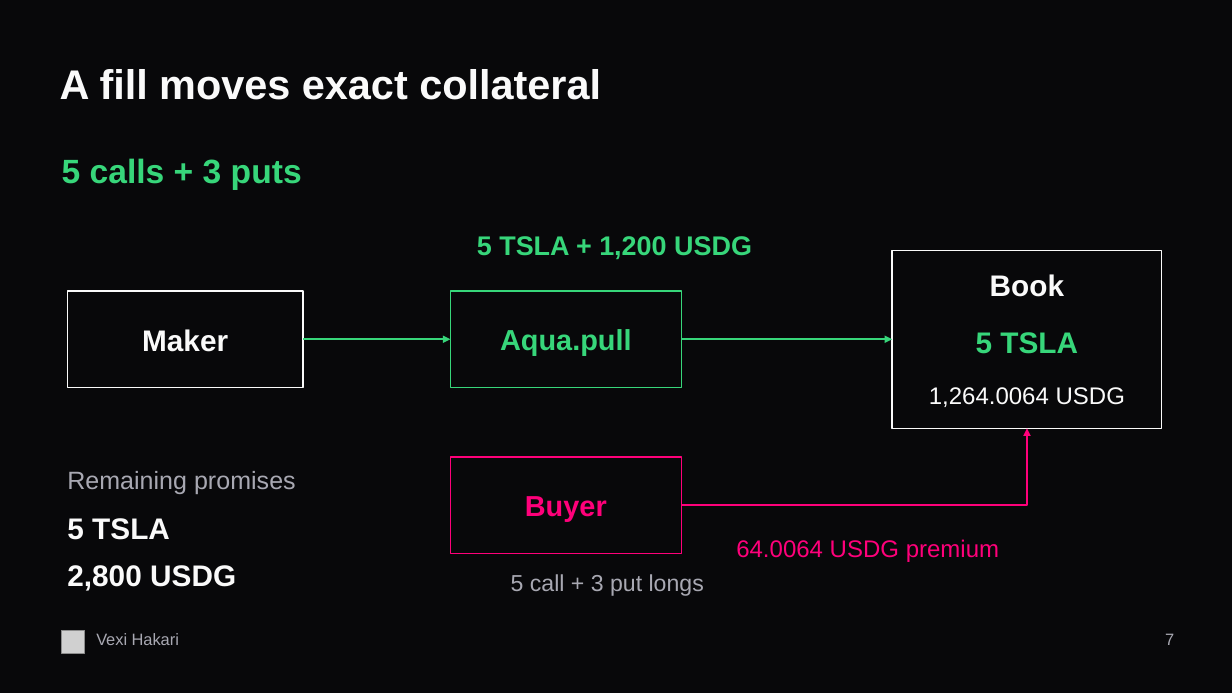
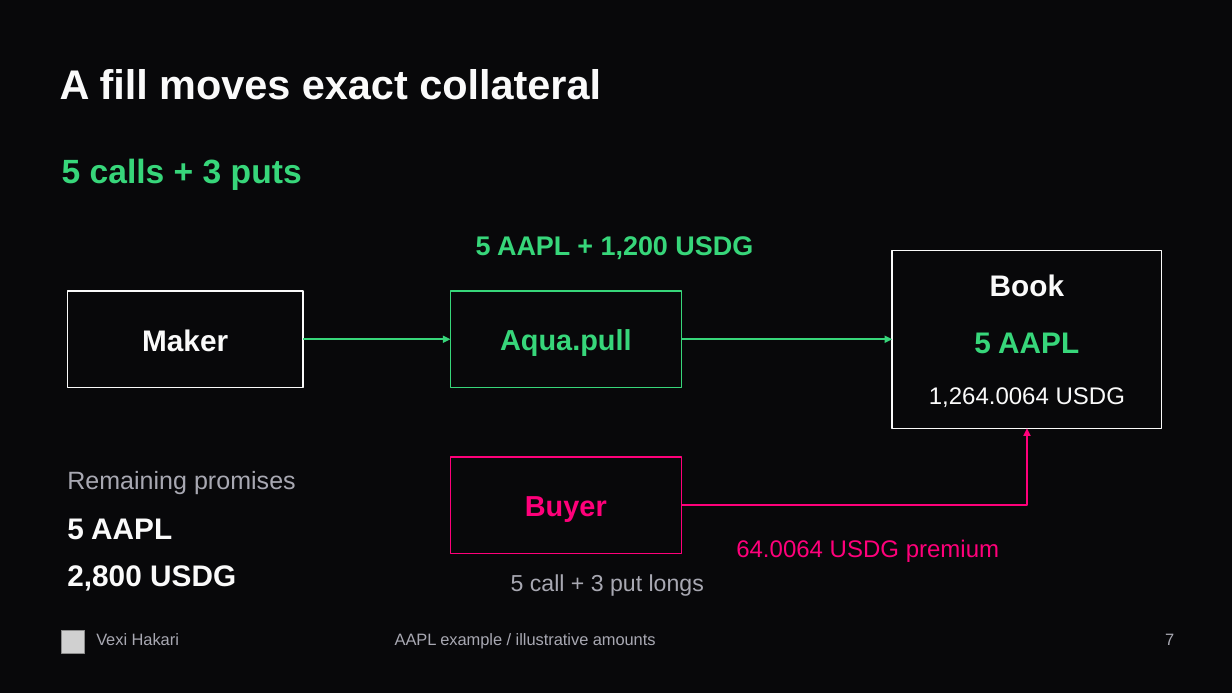
Before and after one commit to vexi-v1/vexi-hakari, a slide deck: slide 7 of docs/presentations/Vexi-Hakari-6min-EN.pptx. Drawn at 1232x693 pixels with LibreOffice and Linux fonts; fonts in the diff are those of the drawing; grey boxes stand for pictures. Boxes give left, top, right and bottom in pixels: in the first picture for what was removed or moved away, otherwise in the second. Text is boxed around its words. In the diff, an @@ line names an element or a change of style, - is before the commit and + after.

Commit message:
docs: use AAPL in bilingual six-minute demo artifacts

```diff
--- a/docs/presentations/Vexi-Hakari-6min-EN.pptx
+++ b/docs/presentations/Vexi-Hakari-6min-EN.pptx
@@ text at <box>476,236,753,259</box>: text changed @@
-5 TSLA + 1,200 USDG
+5 AAPL + 1,200 USDG
@@ text at <box>974,332,1079,354</box>: text changed @@
-5 TSLA
+5 AAPL
@@ text at <box>67,518,172,540</box>: text changed @@
-5 TSLA
+5 AAPL
@@ text added at <box>395,633,656,649</box>, 12.8 pt, text #A8A8B2 @@
+AAPL example / illustrative amounts
```
Also in this commit, not shown: 9 other slides changed, 5 other files.
